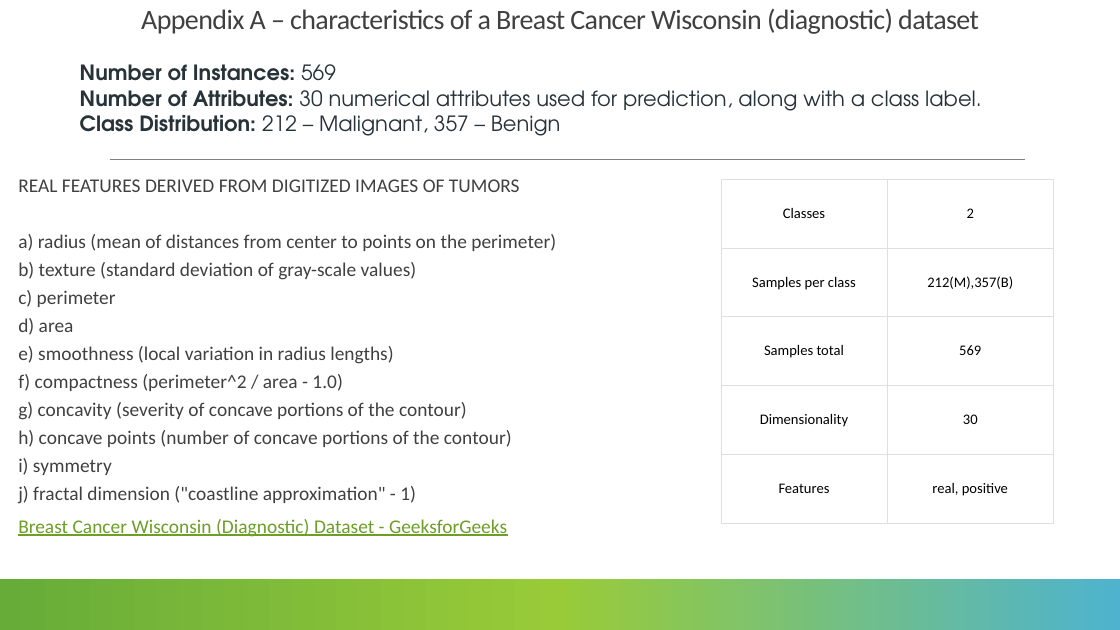
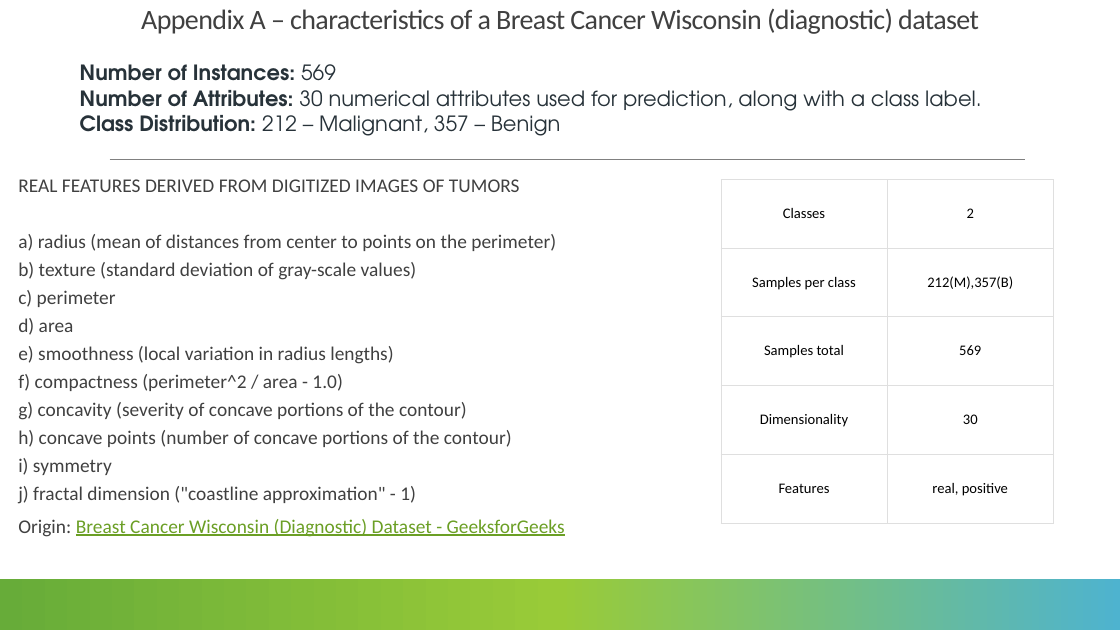
Before and after one commit to lmanov1/CancerPrediction, a slide deck: slide 15 of PROJECT_PRESENTATION.pptx (slide 13 before the commit). Drawn at 1120x630 pixels with LibreOffice and Linux fonts; fonts in the diff are those of the drawing. Boxes give left, top, right and bottom in pixels: in the first picture for what was removed or moved away, otherwise in the second. Text is boxed around its words. In the diff, an @@ line names an element or a change of style, - is before the commit and + after.

```diff
--- a/PROJECT_PRESENTATION.pptx
+++ b/PROJECT_PRESENTATION.pptx
@@ text at (x1=18, y1=486, x2=565, y2=537): text changed @@
-j) fractal dimension ("coastline approximation" - 1)
-Breast Cancer Wisconsin (Diagnostic) Dataset - GeeksforGeeks
+j) fractal dimension ("coastline approximation" - 1)
+Origin: Breast Cancer Wisconsin (Diagnostic) Dataset - GeeksforGeeks
```
Also in this commit, not shown: 9 other slides changed, 2 slides added, 2 other files.
